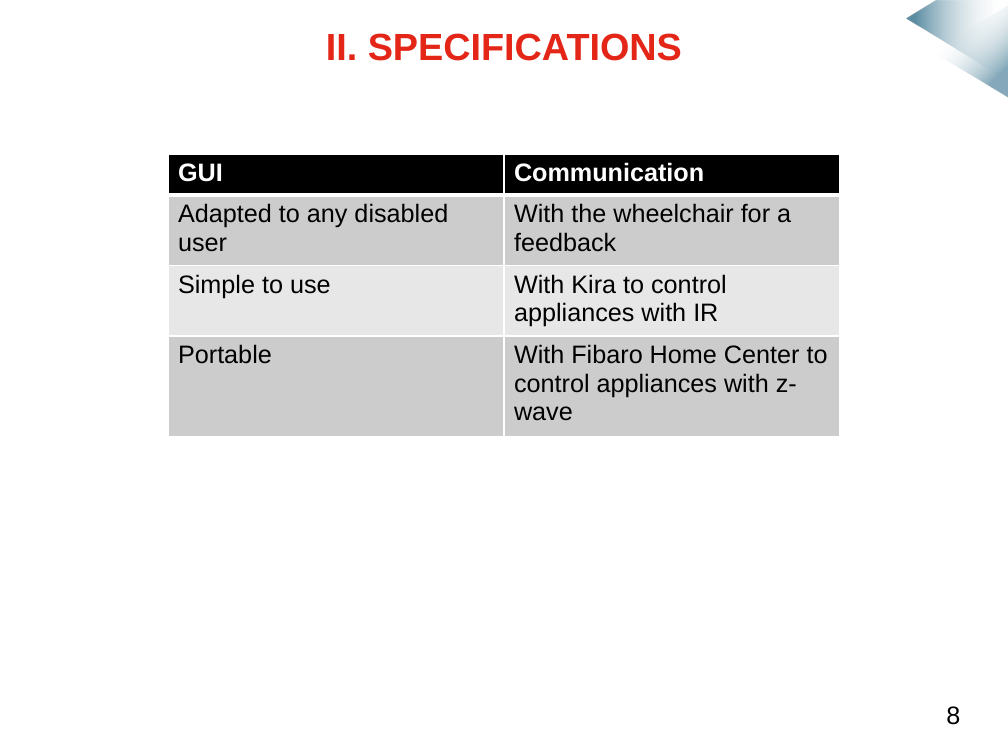
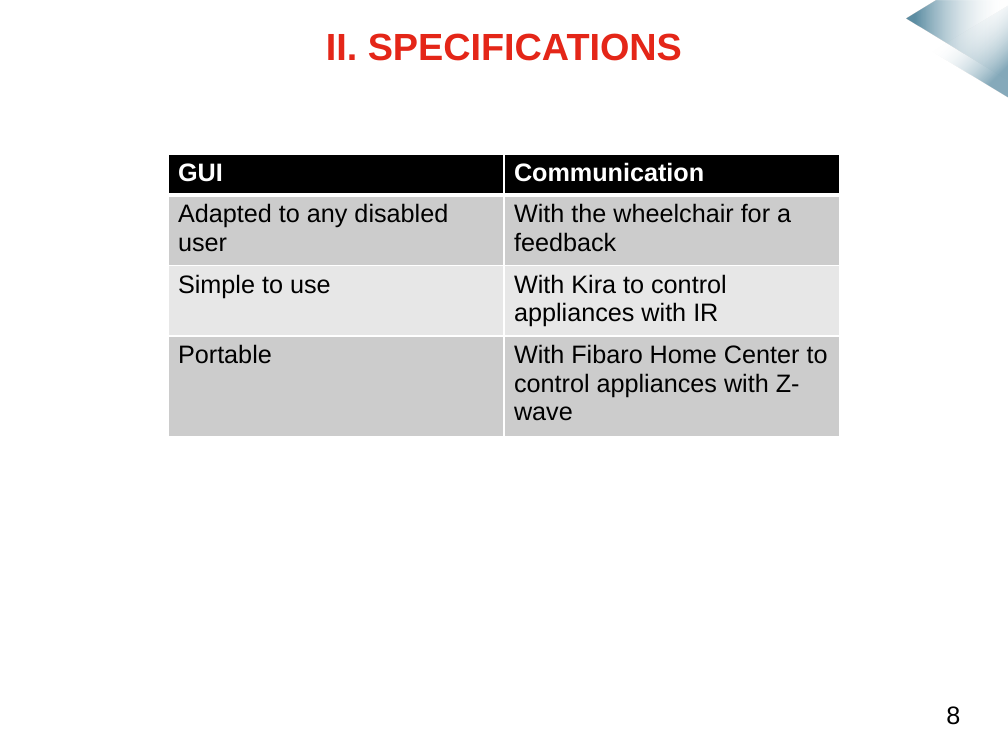
Before and after one commit to mmeven/EP_Domotique_Tablette, a slide deck: slide 7 of Rendu/Diapo_prototype_janvier.pptx. Drawn at 1008x756 pixels with LibreOffice and Linux fonts; fonts in the diff are those of the drawing; background and template pictures are left out. Boxes give left, top, right and bottom in pixels: in the first picture for what was removed or moved away, otherwise in the second. Text is boxed around its words. In the diff, an @@ line names an element or a change of style, - is before the commit and + after.

```diff
--- a/Rendu/Diapo_prototype_janvier.pptx
+++ b/Rendu/Diapo_prototype_janvier.pptx
@@ table at (168,154,840,437) @@
-row 4, column 2: With Fibaro Home Center to control appliances with z-wave
+row 4, column 2: With Fibaro Home Center to control appliances with Z-wave
```
Also in this commit, not shown: 3 other slides changed, 1 slide added.
